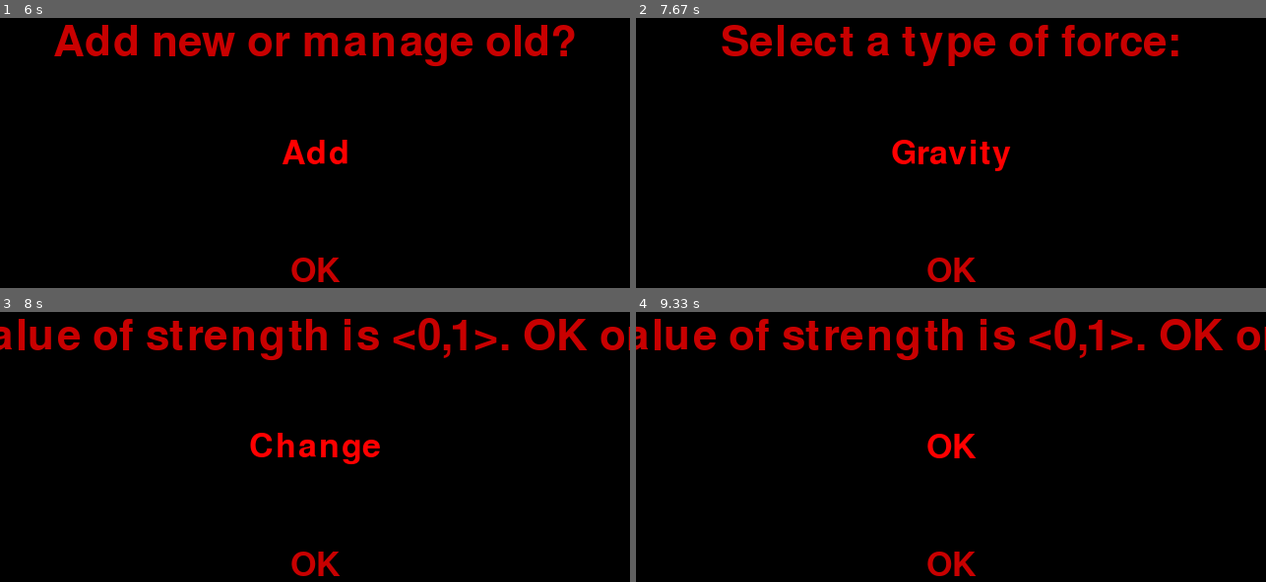
Above: before the commit, frames 1-4 (two rows, left to right).
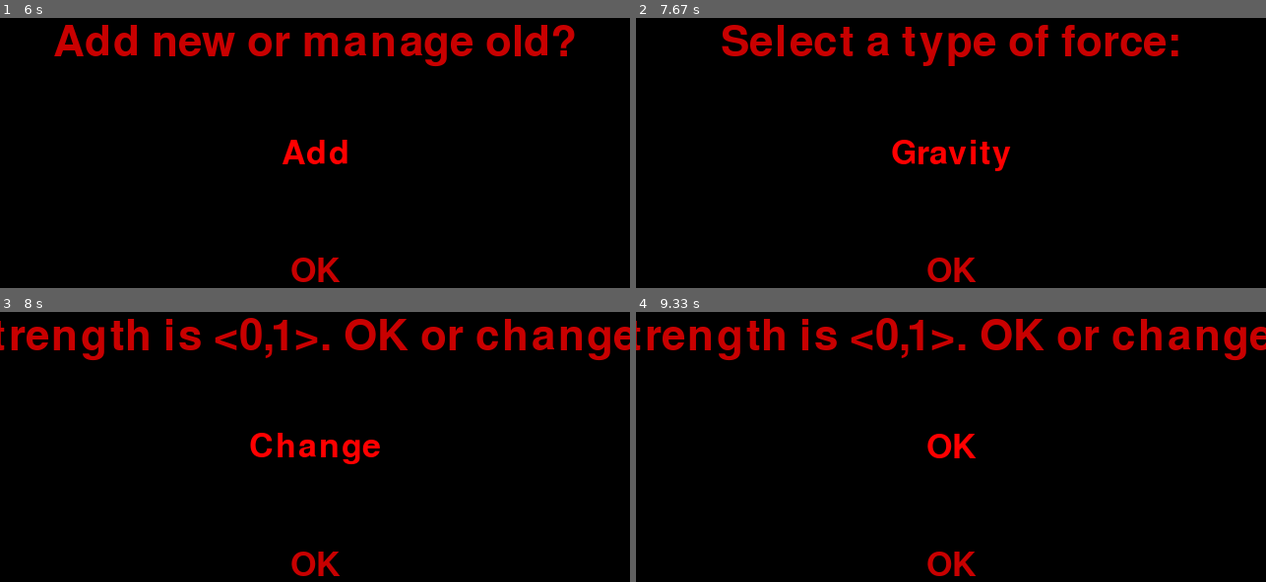
Above: after the commit, the same moments.

Repository: Sunlight4/OminGame
Game: pygame game, started from editor.py
Two runs of this game, one before a commit and one after it. Both use one fixed random seed, a clock stepped at 60 frames per second and the inputs below. The source is Python 2; it was converted automatically to run under Python 3.
Inputs (mouse positions are in pixels of both pictures, inside the frame that each line leads up to):
- Up to frame 1 (6 s): tap F at 0.33, 1.07, 1.37, 1.57, 1.87, 2.07, 2.37, 2.63, 2.93, 3.07, 3.37, 3.73, 4.03, 4.23, 4.53, 4.73, 5.03, 5.23, 5.53, 5.8 s; click (315, 153) at 0.72 s; hold Right 1-1.47 s; hold Right 1.5-1.97 s; hold Left 2-2.53 s; hold Left 2.57-2.97 s; hold Right 3-3.63 s; hold Left 3.67-4.13 s; hold Right 4.17-4.63 s; hold Right 4.67-5.13 s; hold Left 5.17-5.7 s; hold Left from 5.73 s (still down)
- Up to frame 2 (7.67 s): tap F at 6.1 s; release Left at 6.13 s; click (951, 271) at 6.22 s
- Up to frame 3 (8 s): tap Enter at 7.67 s
- Up to frame 4 (9.33 s): hold Right 8-8.47 s; tap F at 8.07, 8.37, 8.57, 8.87, 9.07 s; hold Right 8.5-8.97 s; hold Left from 9 s (still down)

Frames 1-2 are identical in both runs. In frame 3, 6.3% of the frame differs, in the area x 0-100%, y 2-18%; in frame 4, 6.3%.

Commit message:
O la la la

Diff:
--- a/editor.py
+++ b/editor.py
@@ -57,7 +57,7 @@
                     kind=f_dict[choicebox(screen, f_dict.keys(), "Select a type of force:")]
                     props=kind.defs
                     for prop in props.keys():
-                        change=choicebox(screen, ["Change", "OK"], "Current value of "+prop+" is "+str(props[prop])+". OK or change?")=="Change"
+                        change=choicebox(screen, ["Change", "OK"], prop+" is "+str(props[prop])+". OK or change?")=="Change"
                         if change:
                             new = eval(enterbox(screen, "Enter new value:"), globals(), locals())
                             props[prop] = new
Not shown, changed: objects.pyc
Not shown, changed: utils.pyc
Not shown, changed: vector.pyc
